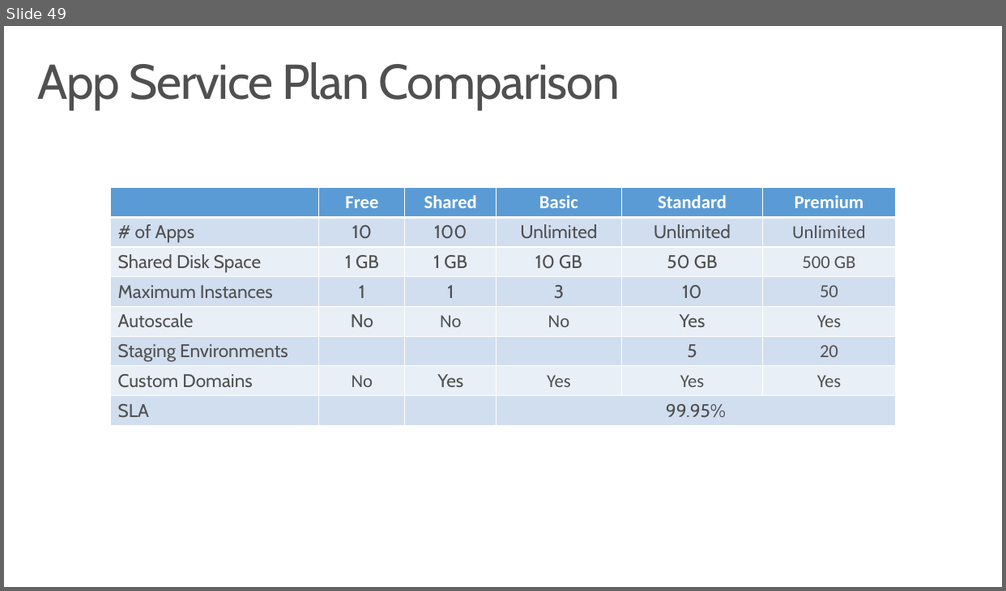
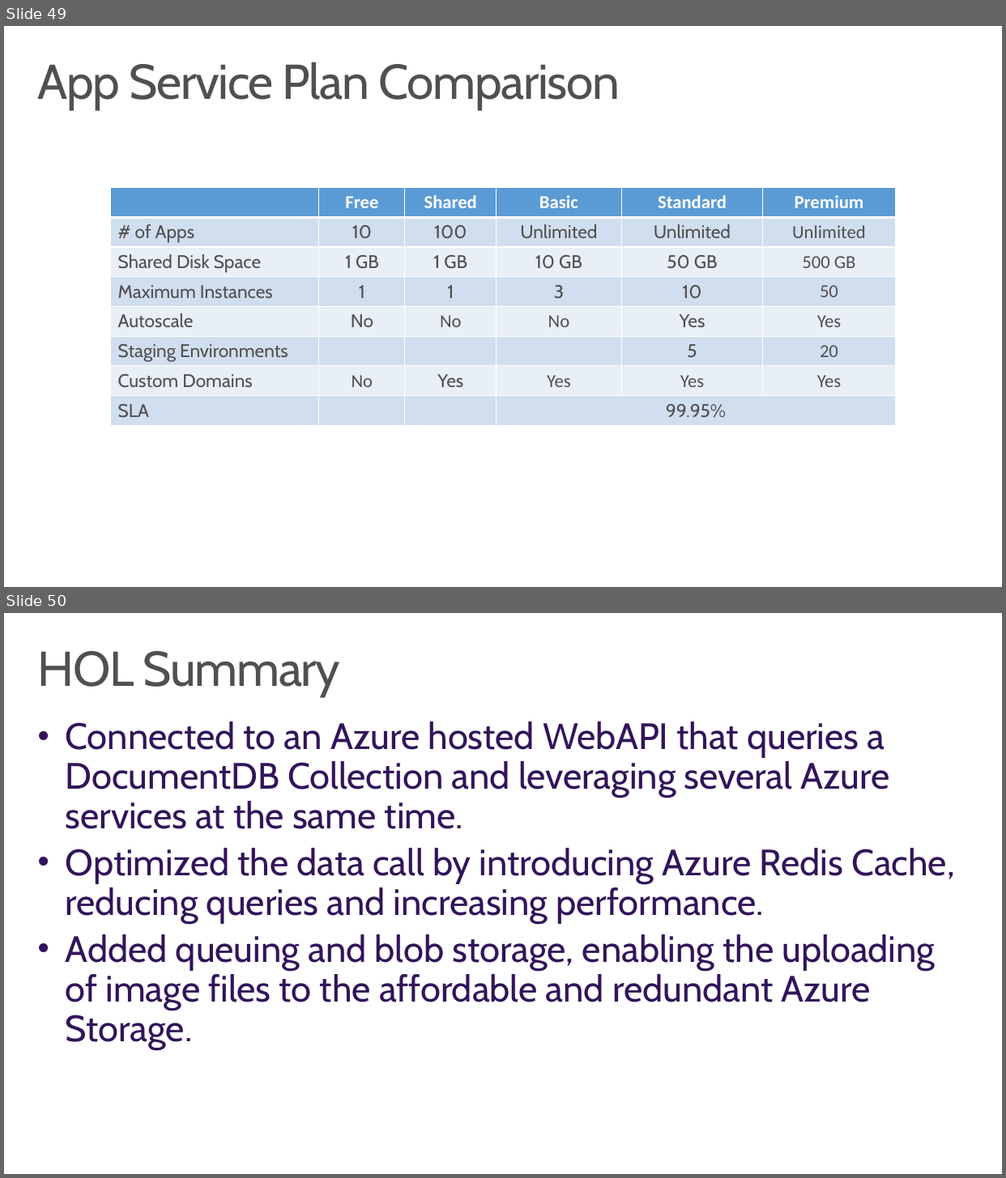
Before and after one commit to wely/DevCamp, a slide deck: Presentation/Module02-ModernCloudApps.pptx. Shown one above the other, each under a label of ours: slide 49 before the commit, slides 49 and 50 after it. The pictures are 1006x591 and 1006x1178 pixels, drawn with LibreOffice and Linux fonts; fonts in the diff are those of the drawing; background and template pictures are left out. Boxes give left, top, right and bottom in pixels: in the first picture for what was removed or moved away, otherwise in the second. Text is boxed around its words. In the diff, an @@ line names an element or a change of style, - is before the commit and + after.

```diff
--- a/Presentation/Module02-ModernCloudApps.pptx
+++ b/Presentation/Module02-ModernCloudApps.pptx
@@ slide 50 added at (x1=4, y1=613, x2=1002, y2=1174), background #FFFFFF @@
@@ title added at (x1=38, y1=651, x2=341, y2=696), 48 pt, text #505050 @@
+HOL Summary
@@ text added at (x1=66, y1=722, x2=955, y2=1050), 36 pt, text #32145A @@
+• Connected to an Azure hosted WebAPI that queries a DocumentDB Collection and leveraging several Azure services at the same time.
+• Optimized the data call by introducing Azure Redis Cache, reducing queries and increasing performance.
+• Added queuing and blob storage, enabling the uploading of image files to the affordable and redundant Azure Storage.
```
Also in this commit, not shown: 2 other files.
